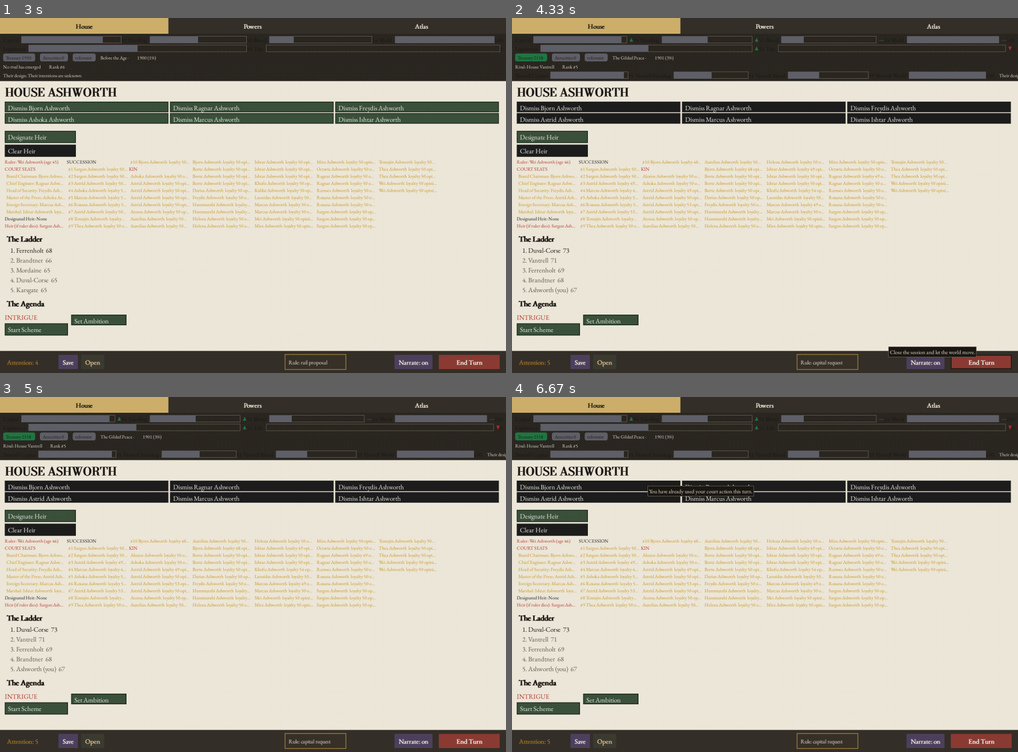
Above: before the commit, frames 1-4 (two rows, left to right).
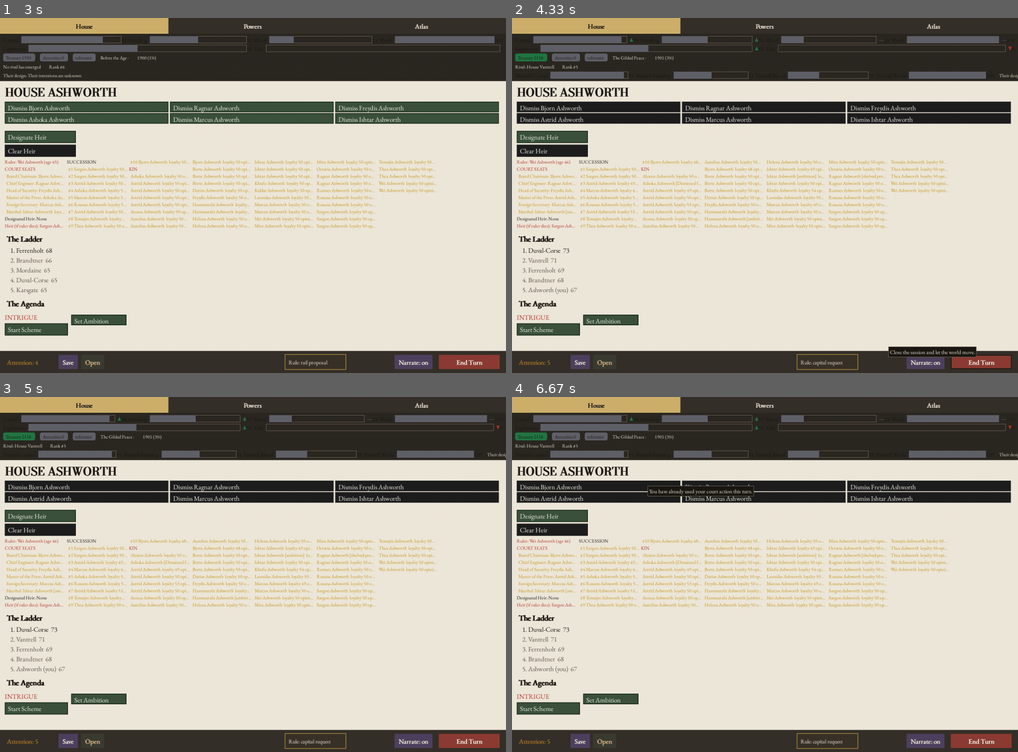
Above: after the commit, the same moments.

Repository: civersen222/Guilded-Age
Game: pygame game, started from gilded/__main__.py
Two runs of this game, one before a commit and one after it. Both use one fixed random seed, a clock stepped at 60 frames per second and the inputs below.
Inputs (mouse positions are in pixels of both pictures, inside the frame that each line leads up to):
- Up to frame 1 (3 s): click "New Game" at 0.38 s; click (303, 273) at 0.72 s; click (96, 142) at 1.05 s; click (440, 319) at 1.38 s; click (70, 184) at 1.72 s; click (227, 287) at 2.05 s; click "Rule: diplomatic summit" at 2.38 s; click (172, 78) at 2.72 s
- Up to frame 2 (4.33 s): click (572, 117) at 3.05 s; click (947, 167) at 3.38 s; click (608, 149) at 3.72 s; click "End Turn" at 4.05 s
- Up to frame 3 (5 s): click (106, 553) at 4.88 s
- Up to frame 4 (6.67 s): click (689, 677) at 5.22 s; click (613, 705) at 5.55 s; click (684, 460) at 5.88 s; click (714, 560) at 6.22 s; click (643, 482) at 6.55 s

Frame 1 is identical in both runs. In frame 2, 0.1% of the frame differs, in the area x 10-74%, y 43-58%; in frame 3, 0.1%; in frame 4, 0.1%.

Commit message:
C6w9-1: lead the grievance token right after the holder name so the state-dependent text renders inside the visible column width instead of being eaten by truncation; the three token-visibility files and test_c6_contract green

Diff:
--- a/gilded/ui/house_tab.py
+++ b/gilded/ui/house_tab.py
@@ -50,13 +50,16 @@
         else:
             loyalty_str = f"{seat.loyalty:.0f}" if seat.loyalty is not None else "?"
             band_str = seat.band or "?"
-            line = f"  {seat.position}: {seat.holder_name}  loyalty {loyalty_str} ({band_str})"
-            # Show grievances for seated men from kin data
+            # The grievance token is the state that differs between draws, so
+            # lead with it right after the holder's name — inside the visible
+            # column width — rather than tacking it on at the tail where the
+            # column-width truncation would eat it.
+            gri = ""
             for k in report.kin:
                 if k.name == seat.holder_name and k.grievances:
-                    line += f"  [{', '.join(k.grievances)}]"
+                    gri = f" [{', '.join(k.grievances)}]"
                     break
-            rows.append(line)
+            rows.append(f"  {seat.position}: {seat.holder_name}{gri}  loyalty {loyalty_str} ({band_str})")
     rows.append("")
 
     # ── Heir designation ───────────────────────────────────────────────────
@@ -108,12 +111,12 @@
         seated = any(seat.holder_name == k.name for seat in report.seats if not seat.vacant)
         seated_str = "" if seated else "  (not seated)"
 
-        grievance_str = f"  [{', '.join(k.grievances)}]" if k.grievances else ""
+        grievance_str = f" [{', '.join(k.grievances)}]" if k.grievances else ""
         shares_str = f"  shares {k.shares_pct:.1f}%" if k.shares_pct > 0 else ""
         if band_str:
-            rows.append(f"  {k.name}  loyalty {loyalty_str} opinion {opinion_str} ({band_str}){seated_str}{grievance_str}{shares_str}")
+            rows.append(f"  {k.name}{grievance_str}  loyalty {loyalty_str} opinion {opinion_str} ({band_str}){seated_str}{shares_str}")
         else:
-            rows.append(f"  {k.name}  loyalty {loyalty_str} opinion {opinion_str}{seated_str}{grievance_str}{shares_str}")
+            rows.append(f"  {k.name}{grievance_str}  loyalty {loyalty_str} opinion {opinion_str}{seated_str}{shares_str}")
     rows.append("")
 
     # ── Disloyal kin ───────────────────────────────────────────────────────
